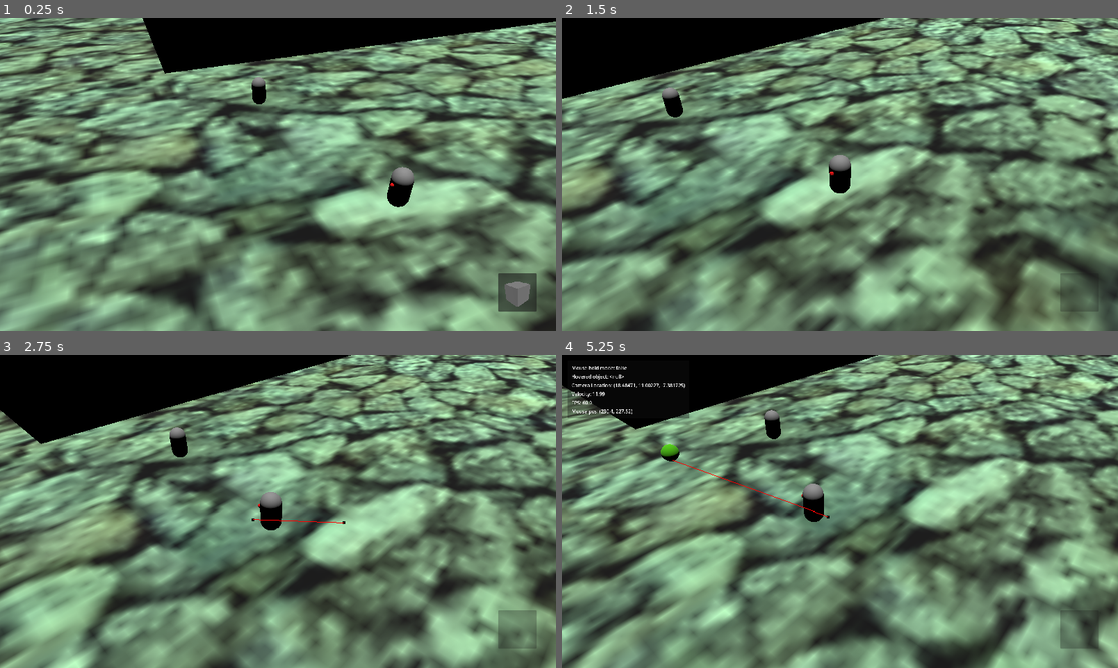
Above: before the commit, frames 1-4 (two rows, left to right).
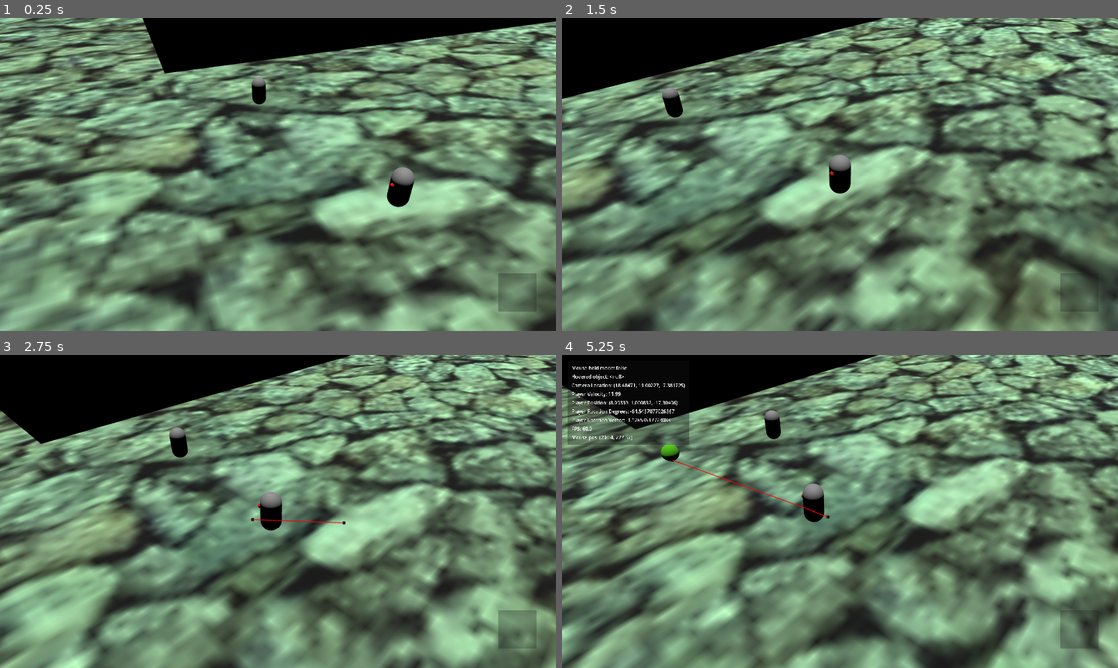
Above: after the commit, the same moments.

Repository: OLIWAPUNK/WSKAZEM
Game: Godot game, scene res://Scenes/GameWorld/World.tscn
The game is run twice, just before and just after one commit, with the same random seed, the same clock (stepped at 60 frames per second) and the same inputs.
Inputs (mouse positions are in pixels of both pictures, inside the frame that each line leads up to):
- Up to frame 1 (0.25 s): no input
- Up to frame 2 (1.5 s): click (1079, 293) at 0.52 s; move the mouse to (962, 158) at 1.27 s; press the mouse at (962, 158) at 1.28 s
- Up to frame 3 (2.75 s): tap Enter at 2 s; move the mouse to (166, 527) at 2.02 s; release the mouse at (166, 527) at 2.03 s; click (166, 527) at 2.1 s
- Up to frame 4 (5.25 s): move the mouse to (895, 442) at 2.77 s; press the mouse at (895, 442) at 2.78 s; move the mouse to (812, 574) at 3.52 s; release the mouse at (812, 574) at 3.53 s; click (812, 574) at 3.6 s; move the mouse to (1006, 558) at 4.27 s; press the mouse at (1006, 558) at 4.28 s; tap F1 (debug) at 4.9 s; move the mouse to (673, 464) at 5.02 s; release the mouse at (673, 464) at 5.03 s; click (673, 464) at 5.1 s

The runs differ from the first frame. In frame 1, 0.8% of the frame differs, in the area x 25-100%, y 0-94%; in frame 2, 0.1%; in frame 3, 0.2%; in frame 4, 2.1%, in the area x 0-57%, y 0-54%.

Commit message:
Item dropping

Diff:
--- a/Materials/ItemOutline.tres
+++ b/Materials/ItemOutline.tres
@@ -6,4 +6,4 @@
 render_priority = 0
 shader = ExtResource("1_6wnmv")
 shader_parameter/outline_color = Color(0, 0.63880074, 0.3604563, 1)
-shader_parameter/outline_width = 2.0
+shader_parameter/outline_width = 3.0
--- a/Resources/Items/RockItem.tres
+++ b/Resources/Items/RockItem.tres
@@ -9,4 +9,5 @@
 identifier = "rock_b"
 item_name = "Rock Blargh"
 mesh = SubResource("BoxMesh_f42r7")
+scene_path = "res://Scenes/GameWorld/Items/RockItem.tscn"
 metadata/_custom_type_script = "uid://dh6ur60ti68fv"
--- /dev/null
+++ b/Scenes/GameWorld/Items/DroppedItem.tscn
@@ -0,0 +1,10 @@
+[gd_scene format=3 uid="uid://pn4akts0rpos"]
+
+[sub_resource type="SphereShape3D" id="SphereShape3D_fq5yw"]
+
+[node name="DroppedItem" type="RigidBody3D" unique_id=644689805]
+collision_layer = 4
+collision_mask = 5
+
+[node name="CollisionShape3D" type="CollisionShape3D" parent="." unique_id=1418095168]
+shape = SubResource("SphereShape3D_fq5yw")
--- a/Scenes/GameWorld/Town.tscn
+++ b/Scenes/GameWorld/Town.tscn
@@ -10,6 +10,7 @@
 [ext_resource type="Script" uid="uid://bk4qdfln5185h" path="res://Scripts/Camera/CameraZoneManager.gd" id="4_mvt64"]
 [ext_resource type="PackedScene" uid="uid://bxfibbksyww3c" path="res://Scenes/GameWorld/Items/RockItem.tscn" id="7_q244l"]
 [ext_resource type="PackedScene" uid="uid://c25w1s58vwcqh" path="res://Scenes/GameWorld/Traits/CanBeGrabbed.tscn" id="8_q244l"]
+[ext_resource type="Script" uid="uid://c2vn7rrg68h3u" path="res://Scripts/Inventory/DroppedItemsManager.gd" id="9_6vyom"]
 
 [sub_resource type="AnimationLibrary" id="AnimationLibrary_mvt64"]
 
@@ -193,6 +194,10 @@
 mesh = SubResource("SphereMesh_owgbo")
 skeleton = NodePath("../NavigationRegion3D")
 
+[node name="DroppedItemsManager" type="Node3D" parent="." unique_id=1248109954]
+script = ExtResource("9_6vyom")
+metadata/_custom_type_script = "uid://c2vn7rrg68h3u"
+
 [node name="NavigationRegion3D" type="NavigationRegion3D" parent="." unique_id=2059460955]
 navigation_mesh = SubResource("NavigationMesh_2ke5o")
 
--- /dev/null
+++ b/Scripts/Inventory/DroppedItemsManager.gd
@@ -0,0 +1,6 @@
+class_name DroppedItemsManager
+extends Node3D
+
+func _ready() -> void:
+	assert(Global.dropped_items_manager == null, "There should only be one DroppedItemsManager in the scene")
+	Global.dropped_items_manager = self
--- a/Scripts/Inventory/InventoryManager.gd
+++ b/Scripts/Inventory/InventoryManager.gd
@@ -4,8 +4,11 @@
 @onready var item_mesh: MeshInstance3D = %ItemMesh
 @onready var button: Button = $"../SlotContainer/Button"
 
-# var held_item: ItemData = null
-var held_item: ItemData = preload("res://Resources/Items/RockItem.tres")
+const DROPPED_ITEM_SCENE = preload("res://Scenes/GameWorld/Items/DroppedItem.tscn")
+const CAN_BE_GRABBED_SCENE = preload("res://Scenes/GameWorld/Traits/CanBeGrabbed.tscn")
+
+var held_item: ItemData = null
+# var held_item: ItemData = preload("res://Resources/Items/RockItem.tres")
 
 func _ready() -> void:
 	button.pressed.connect(_on_button_pressed)
@@ -23,7 +26,37 @@
 	item_object.queue_free()
 
 func drop():
+	var ray_directions = [
+		Vector3(0, 0, 1),
+		Vector3(0, 0, -1),
+		Vector3(1, 0, 0),
+		Vector3(-1, 0, 0),
+	].map(func (dir): return dir.rotated(Vector3.UP, Global.player.global_rotation.y)) as Array[Vector3]
+	var player = Global.player
+	var space_state = player.get_world_3d().direct_space_state
+	var from = player.global_transform.origin
+	var valid_direction = Vector3.ZERO
+	for direction in ray_directions:
+		var to = from + direction
+		to.y += 1
+		var query = PhysicsRayQueryParameters3D.create(from, to)
+		var result = space_state.intersect_ray(query)
+		if not result:
+			valid_direction = to
+			break
+	if valid_direction == Vector3.ZERO:
+		return
+	var item_scene = load(held_item.scene_path)
+	var dropped_item: RigidBody3D = DROPPED_ITEM_SCENE.instantiate()
+	Global.dropped_items_manager.add_child(dropped_item)
+	var item = item_scene.instantiate() as Item
+	dropped_item.add_child(item)
+	item.add_child(CAN_BE_GRABBED_SCENE.instantiate())
+	dropped_item.global_transform.origin = valid_direction
+	dropped_item.linear_velocity = (valid_direction - from).normalized() * 3 + Vector3.DOWN * 2
 	_set_held_item(null)
+
+
 
 func _set_held_item(item: ItemData):
 	held_item = item
--- a/Scripts/Inventory/ItemData.gd
+++ b/Scripts/Inventory/ItemData.gd
@@ -4,3 +4,4 @@
 @export var identifier: String
 @export var item_name: String
 @export var mesh: Mesh
+@export var scene_path: String
--- a/Scripts/Navigation/PlayerMovement.gd
+++ b/Scripts/Navigation/PlayerMovement.gd
@@ -18,10 +18,15 @@
 	assert(player, "Player node not found")
 	assert(pointer_manager, "Pointer manager not found")
 
+	Global.player = player
+
 
 func _physics_process(delta):
 
-	Global.debug.add_debug_property("Velocity", snapped(player.velocity.length(), 0.01), 1)
+	Global.debug.add_debug_property("Player Velocity", snapped(player.velocity.length(), 0.01), 1)
+	Global.debug.add_debug_property("Player Position", player.global_position, 1)
+	Global.debug.add_debug_property("Player Rotation Degrees", player.global_rotation_degrees.y, 1)
+	Global.debug.add_debug_property("Player Rotation Vector", player.global_rotation.y, 1)
 
 	if not player.is_on_floor():
 		player.velocity.y -= gravity * delta
--- a/Scripts/main.gd
+++ b/Scripts/main.gd
@@ -6,6 +6,8 @@
 static var cutscene_manager : CutsceneManager
 static var ui_manager : UIManager
 static var pointer_manager : PointerManager
+static var player : CharacterBody3D
+static var dropped_items_manager : DroppedItemsManager
 static var player_controls_disabled : bool = false
 
 
--- a/project.godot
+++ b/project.godot
@@ -82,3 +82,4 @@
 [rendering]
 
 textures/canvas_textures/default_texture_filter=0
+anti_aliasing/quality/msaa_3d=3
Not shown, added: Scripts/Inventory/DroppedItemsManager.gd.uid
